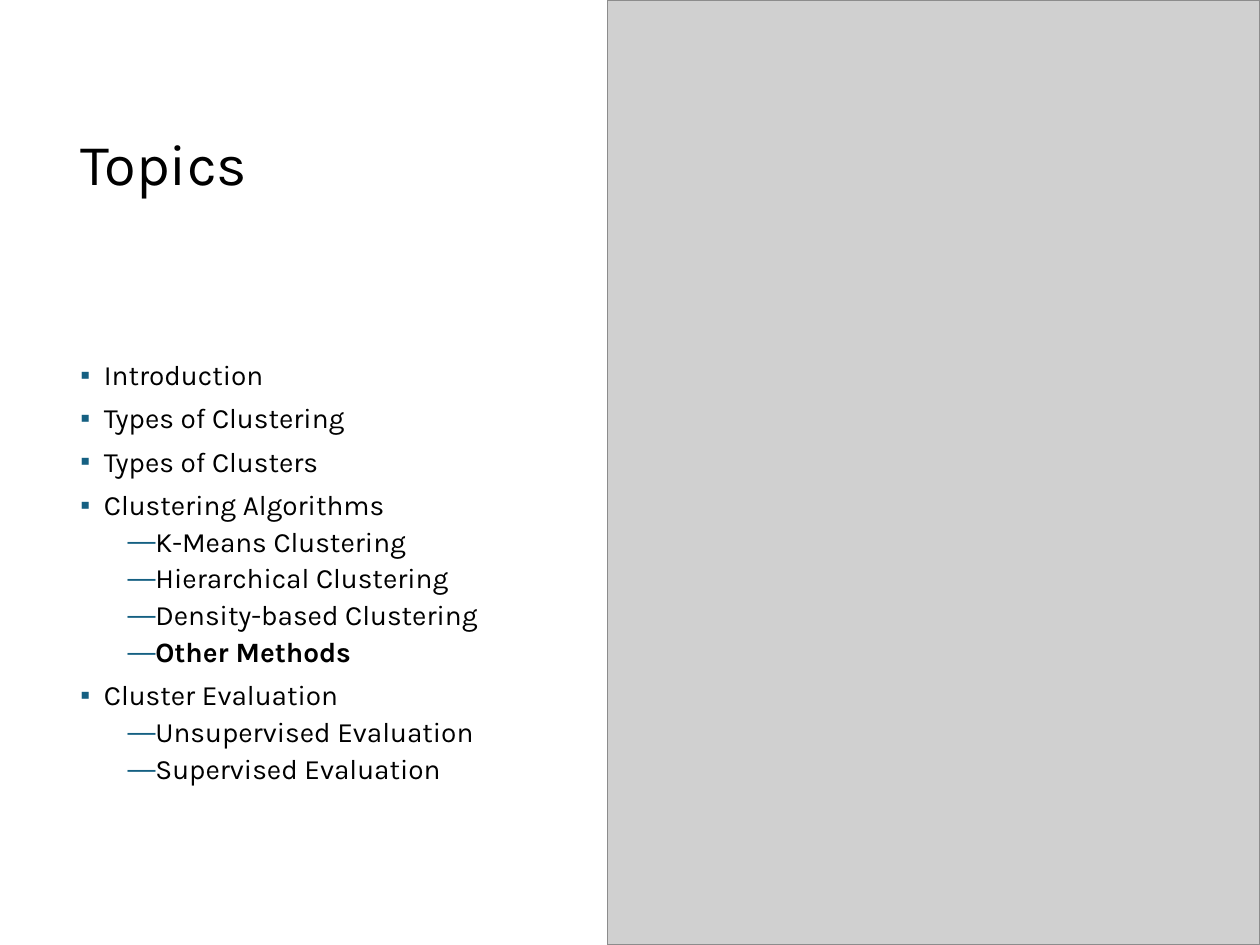
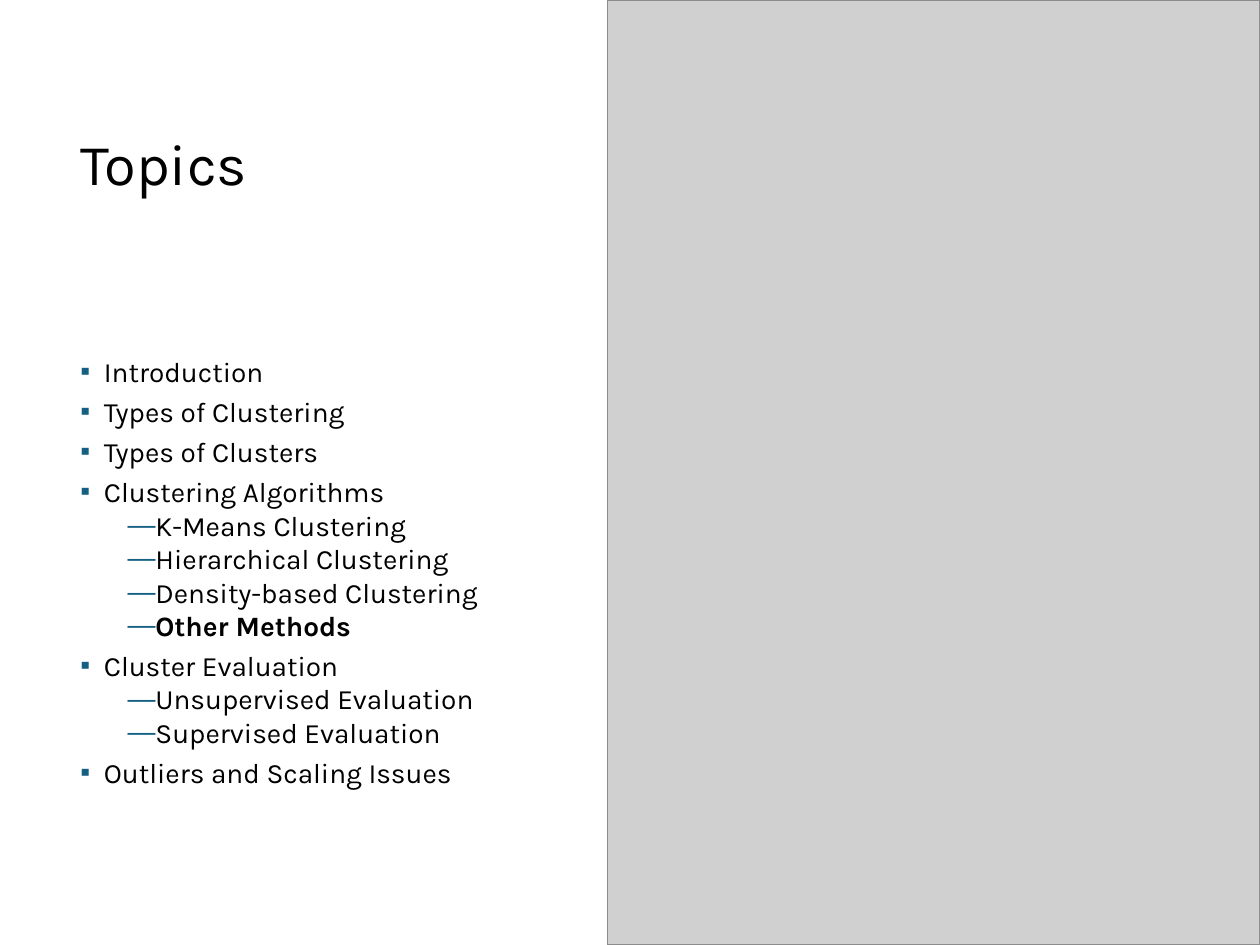
Before and after one commit to mhahsler/Introduction_to_Data_Mining_R_Examples, a slide deck: slide 67 of slides/chap7_basic_cluster_analysis.pptx. Drawn at 1260x945 pixels with LibreOffice and Linux fonts; fonts in the diff are those of the drawing; grey boxes stand for pictures. Boxes give left, top, right and bottom in pixels: in the first picture for what was removed or moved away, otherwise in the second. Text is boxed around its words. In the diff, an @@ line names an element or a change of style, - is before the commit and + after.

```diff
--- a/slides/chap7_basic_cluster_analysis.pptx
+++ b/slides/chap7_basic_cluster_analysis.pptx
@@ text at (x1=104, y1=362, x2=477, y2=750): line spacing 0.9 to 0.8 @@
@@ text at (x1=104, y1=763, x2=452, y2=790): paragraph added @@
+▪ Outliers and Scaling Issues
```
Also in this commit, not shown: 16 other slides changed, 2 slides added, 1 other file.
